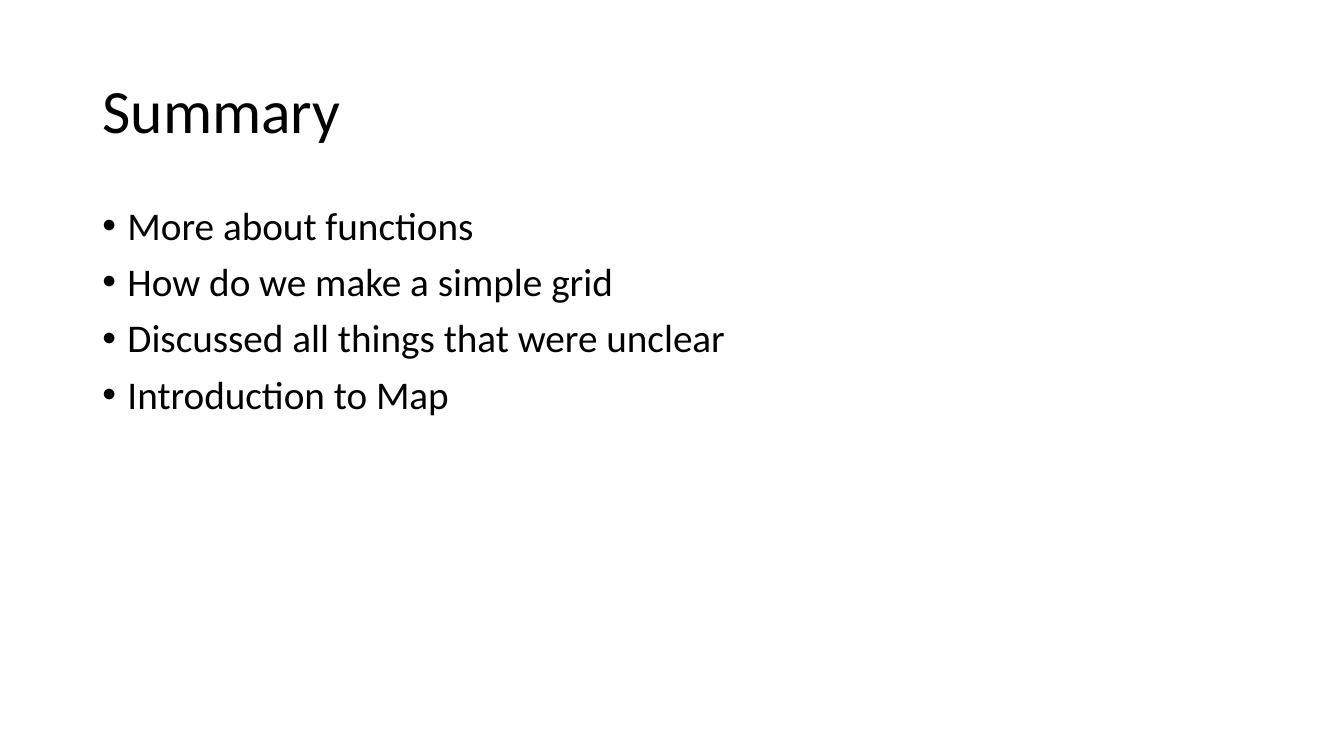
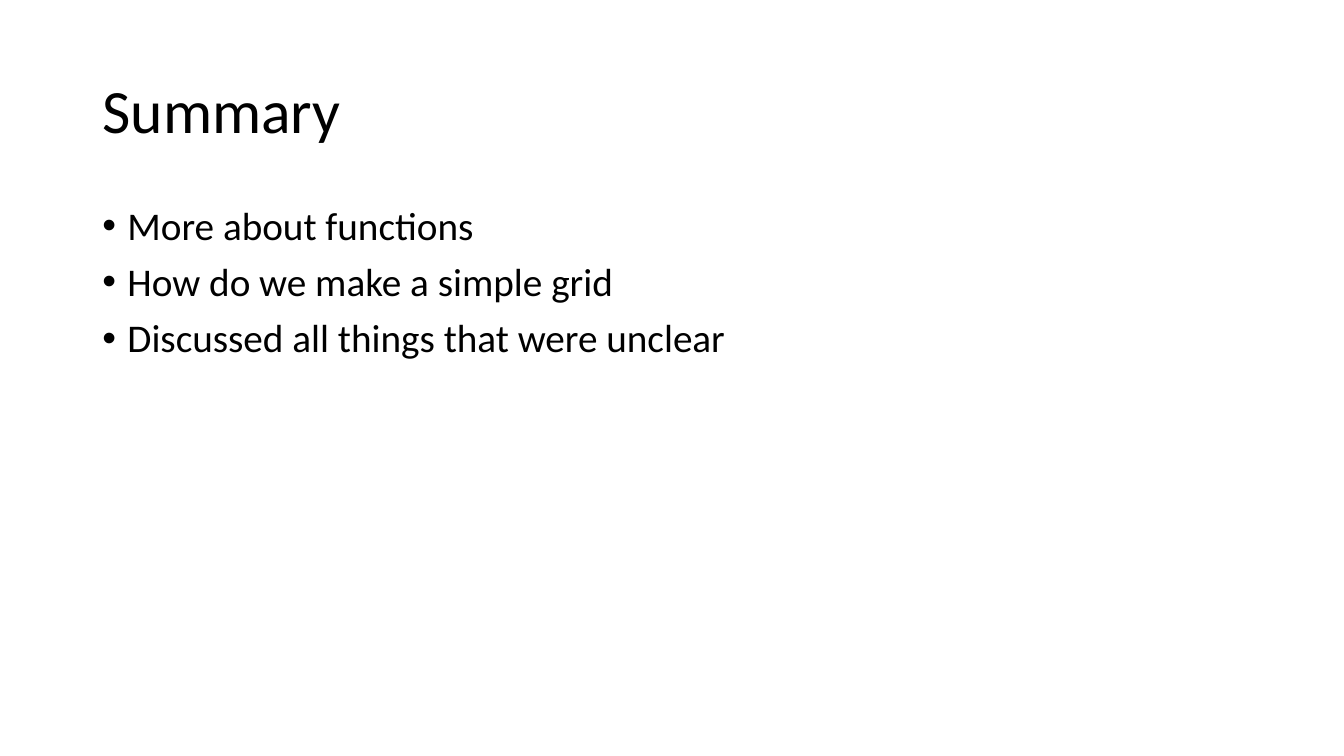
Before and after one commit to JoZonneveld/TCR-python-lessons, a slide deck: slide 12 of Lessons/Jaar 2/Lesson 3/Lesson 3.pptx (slide 16 before the commit). Drawn at 1344x756 pixels with LibreOffice and Linux fonts; fonts in the diff are those of the drawing; background and template pictures are left out. Boxes give left, top, right and bottom in pixels: in the first picture for what was removed or moved away, otherwise in the second. Text is boxed around its words. In the diff, an @@ line names an element or a change of style, - is before the commit and + after.

```diff
--- a/Lessons/Jaar 2/Lesson 3/Lesson 3.pptx
+++ b/Lessons/Jaar 2/Lesson 3/Lesson 3.pptx
@@ text at [127,381,449,416]: paragraph removed @@
-• Introduction to Map
```
Also in this commit, not shown: 3 other slides changed, 4 slides removed, 2 other files.
